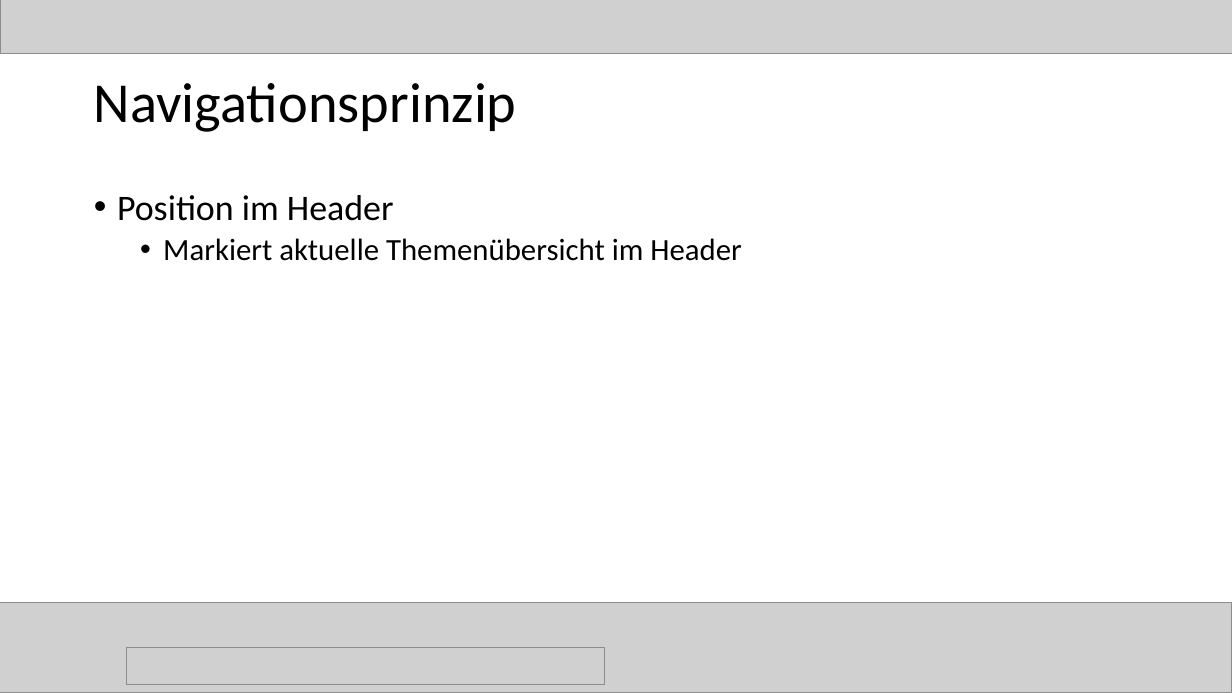
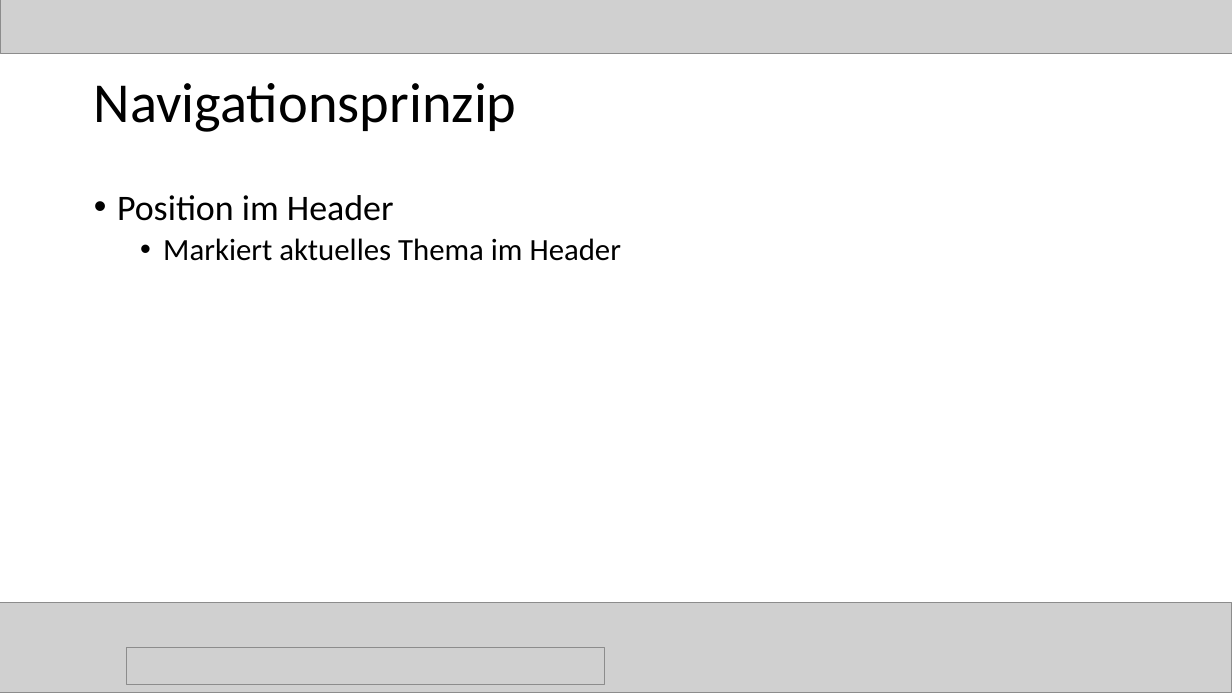
Before and after one commit to magharmi/StudentenFuerStudenten, a slide deck: slide 30 of websitePPneu.pptx (slide 38 before the commit). Drawn at 1232x693 pixels with LibreOffice and Linux fonts; fonts in the diff are those of the drawing; grey boxes stand for pictures. Boxes give left, top, right and bottom in pixels: in the first picture for what was removed or moved away, otherwise in the second. Text is boxed around its words. In the diff, an @@ line names an element or a change of style, - is before the commit and + after.

```diff
--- a/websitePPneu.pptx
+++ b/websitePPneu.pptx
@@ text at <box>163,238,621,261</box>: text changed @@
-  • Markiert aktuelle Themenübersicht im Header
+  • Markiert aktuelles Thema im Header
```
Also in this commit, not shown: 12 other slides changed, 1 slide added, 8 slides removed, 2 other files.
